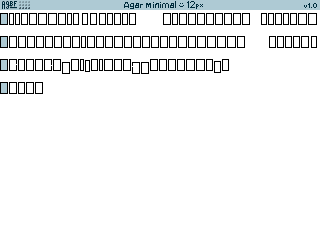
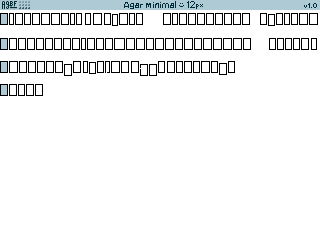
Before/after of a 320x240 layered artwork. What changed in the layer stack:
painted on "12px Regular" over (x1=0, y1=13, x2=318, y2=96)
